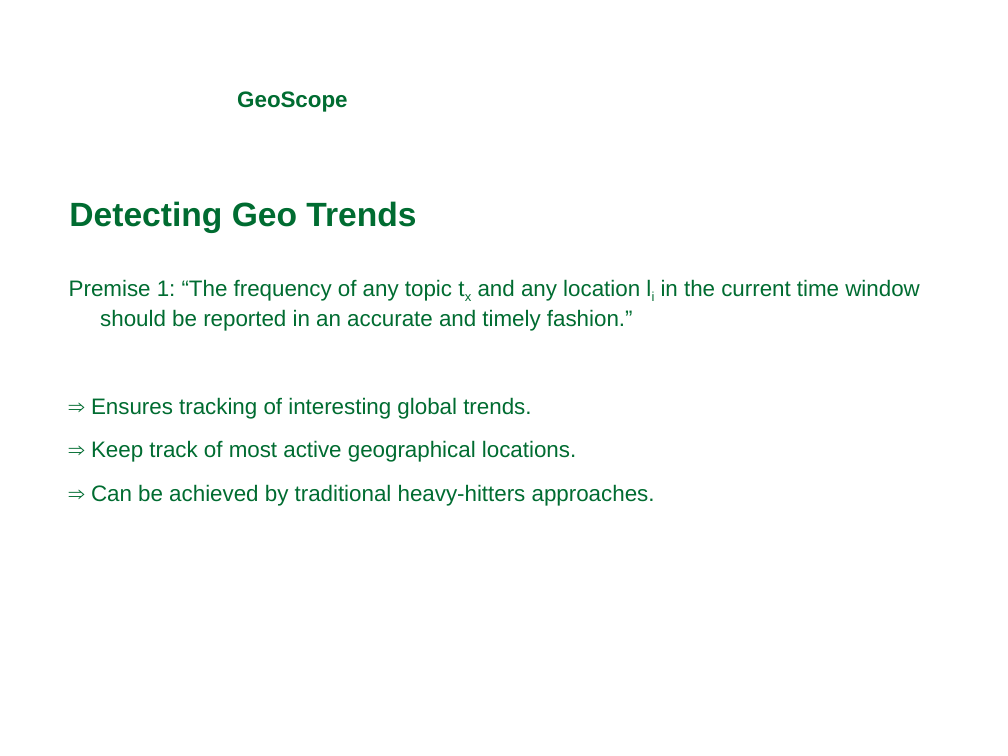
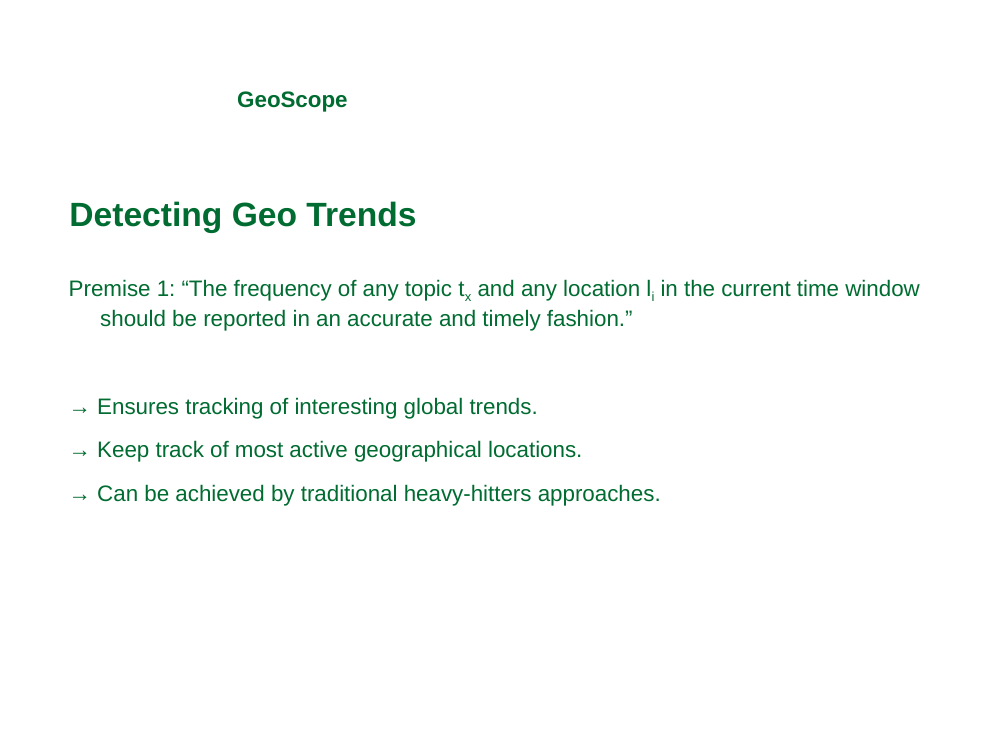
Before and after one commit to michaelprummer/datascience, a slide deck: slide 5 of GeoScope/DataScience1.ppt. Drawn at 1008x756 pixels with LibreOffice and Linux fonts; fonts in the diff are those of the drawing; background and template pictures are left out. Boxes give left, top, right and bottom in pixels: in the first picture for what was removed or moved away, otherwise in the second. Text is boxed around its words. In the diff, an @@ line names an element or a change of style, - is before the commit and + after.

```diff
--- a/GeoScope/DataScience1.ppt
+++ b/GeoScope/DataScience1.ppt
@@ text at bbox=[97, 397, 661, 506]: text changed @@
-⇒ Ensures tracking of interesting global trends.
-⇒ Keep track of most active geographical locations.
-⇒ Can be achieved by traditional heavy-hitters approaches.
+→ Ensures tracking of interesting global trends.
+→ Keep track of most active geographical locations.
+→ Can be achieved by traditional heavy-hitters approaches.
```
Also in this commit, not shown: 6 other slides changed, 8 slides added, 1 slide removed.
